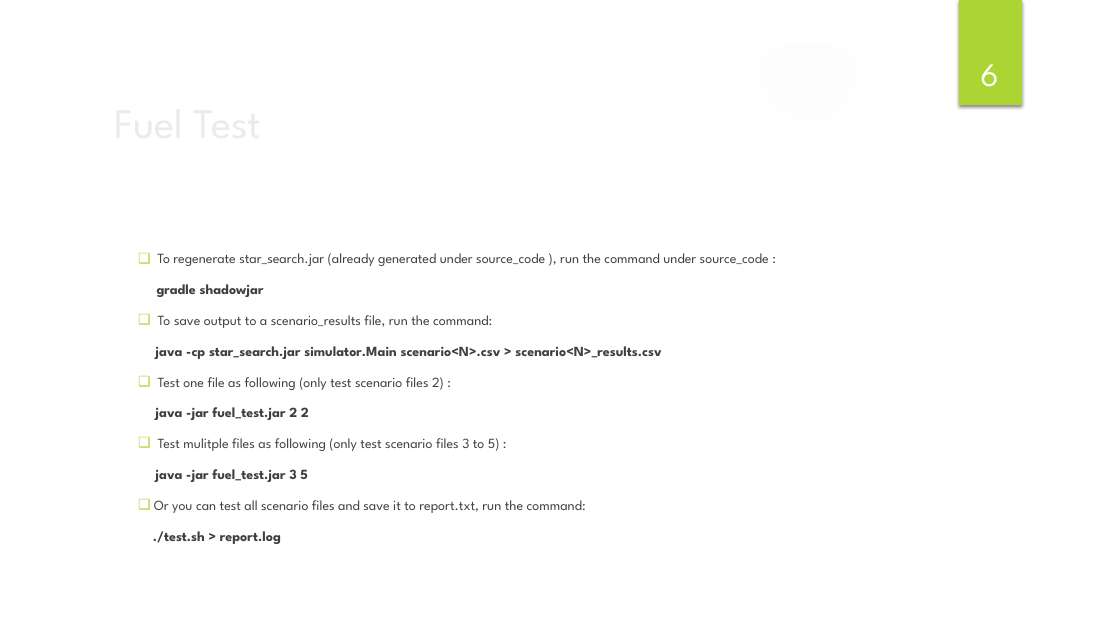
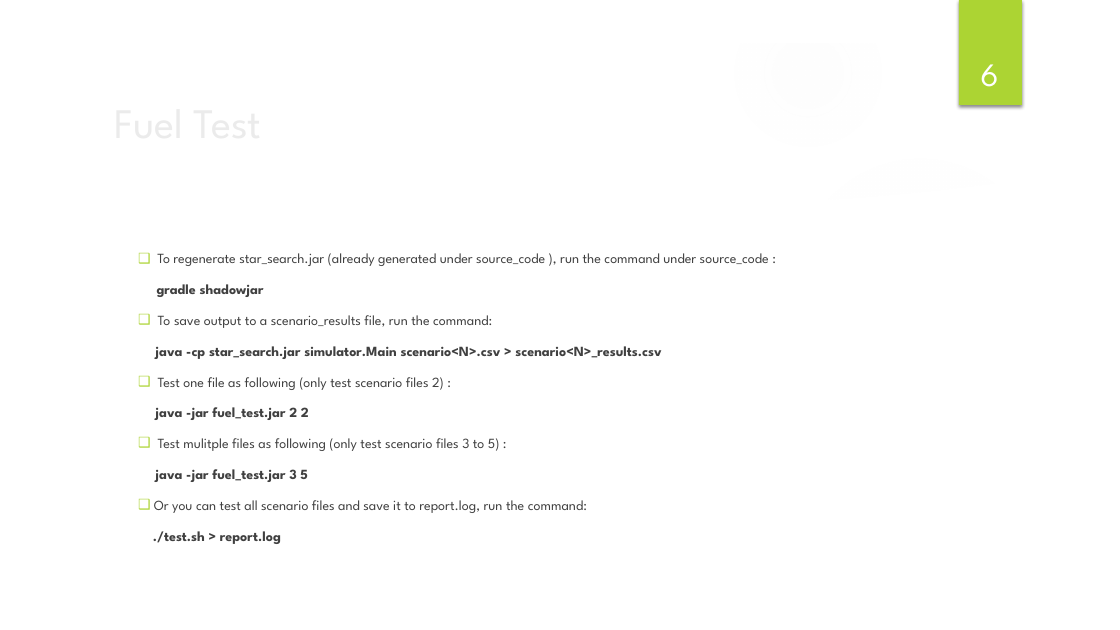
Before and after one commit to WajuejiTechnic/Star-Search-Simulation-Project, a slide deck: slide 8 of A6/docs/System_Design.pptx. Drawn at 1120x630 pixels with LibreOffice and Linux fonts; fonts in the diff are those of the drawing; background and template pictures are left out. Boxes give left, top, right and bottom in pixels: in the first picture for what was removed or moved away, otherwise in the second. Text is boxed around its words. In the diff, an @@ line names an element or a change of style, - is before the commit and + after.

```diff
--- a/A6/docs/System_Design.pptx
+++ b/A6/docs/System_Design.pptx
@@ text at [154,500,587,513]: text changed @@
-❑ Or you can test all scenario files and save it to report.txt, run the command:
+❑ Or you can test all scenario files and save it to report.log, run the command:
```
Also in this commit, not shown: 2 other slides changed, 1 other file.
